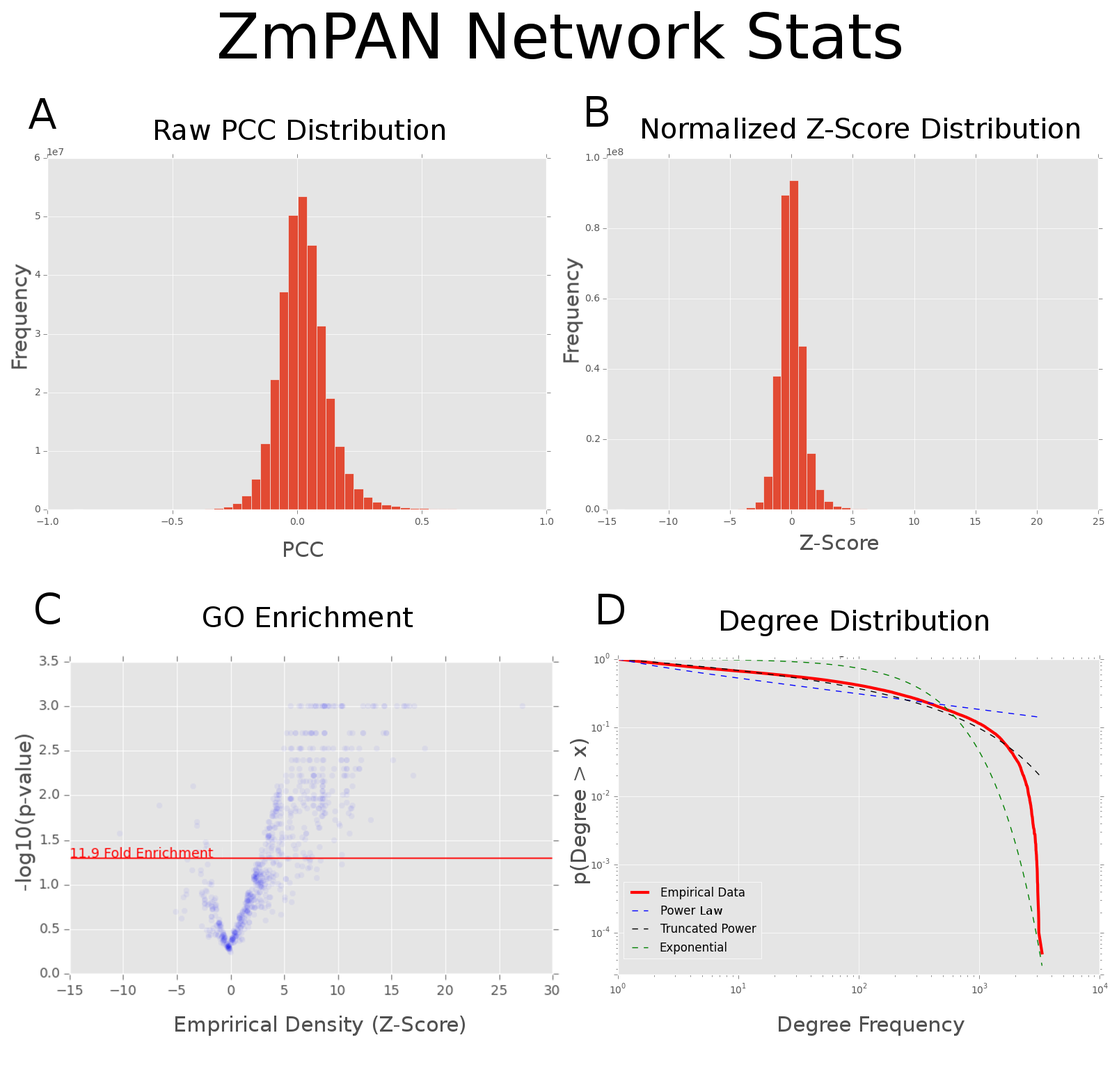
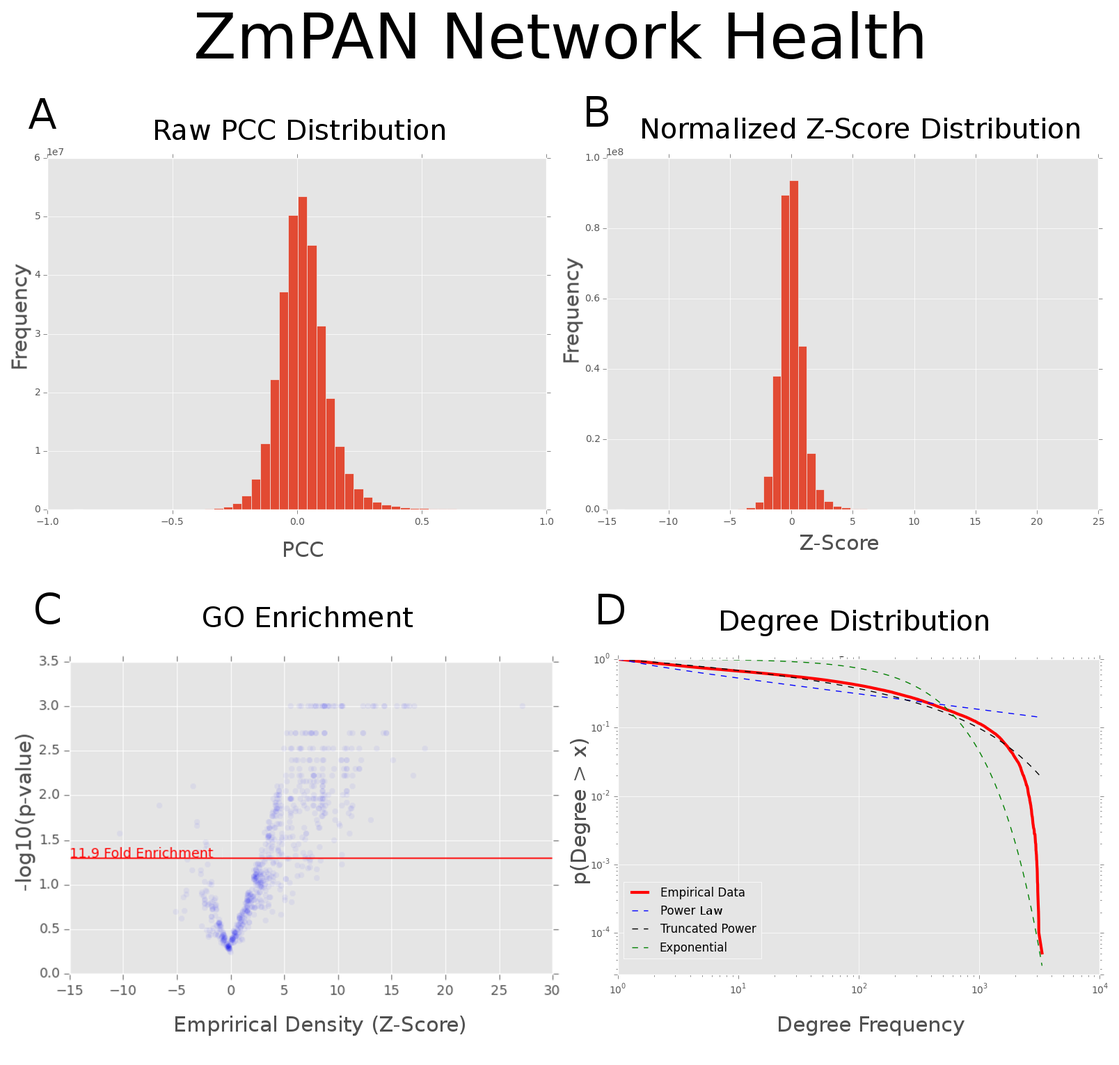
Comparing the layer stacks of the two (1119, 1065) images. Changes:
renamed "ZmPAN Network Stats" to "ZmPAN Network Health", painted on it over [196, 11, 923, 60]
